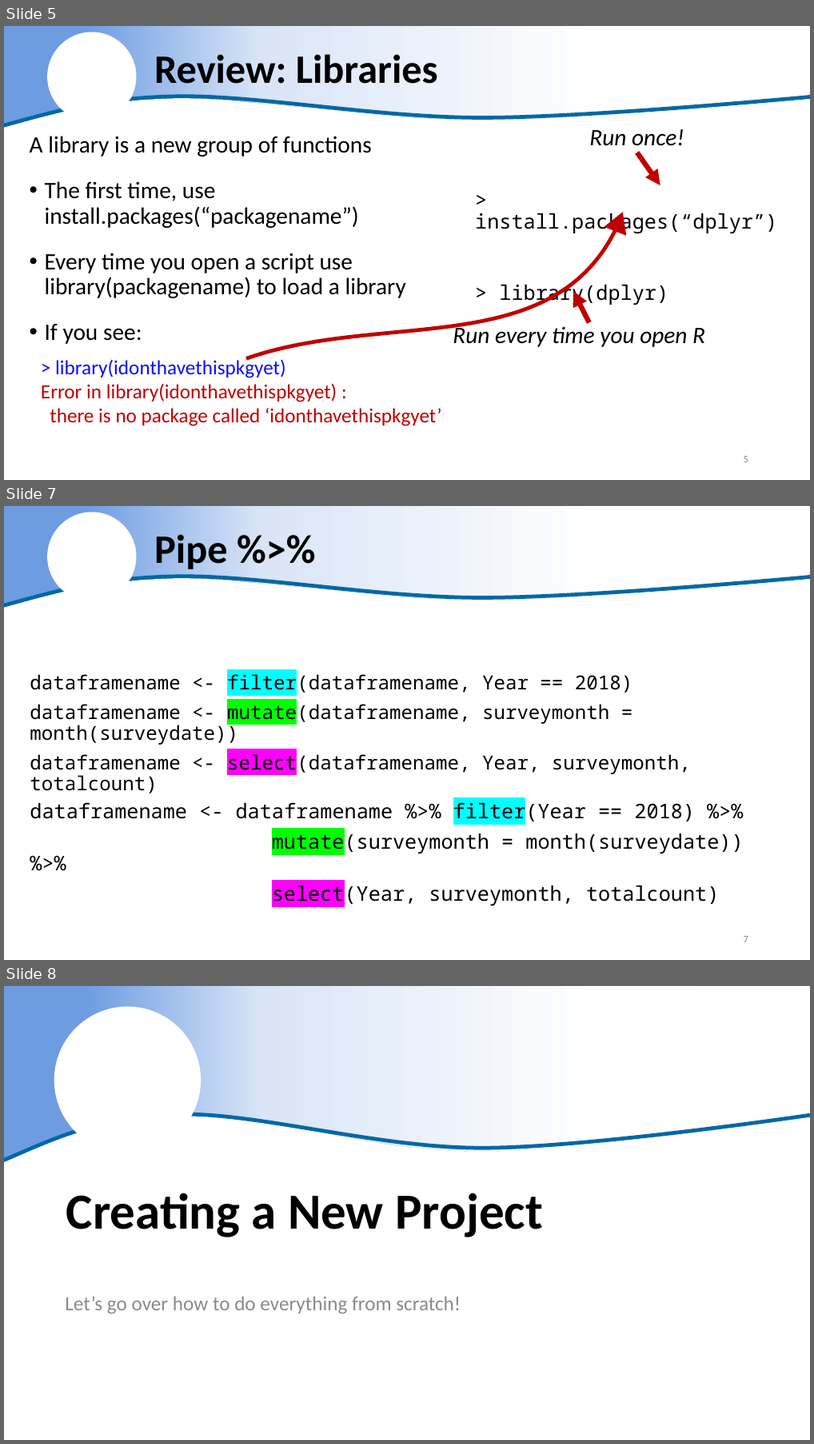
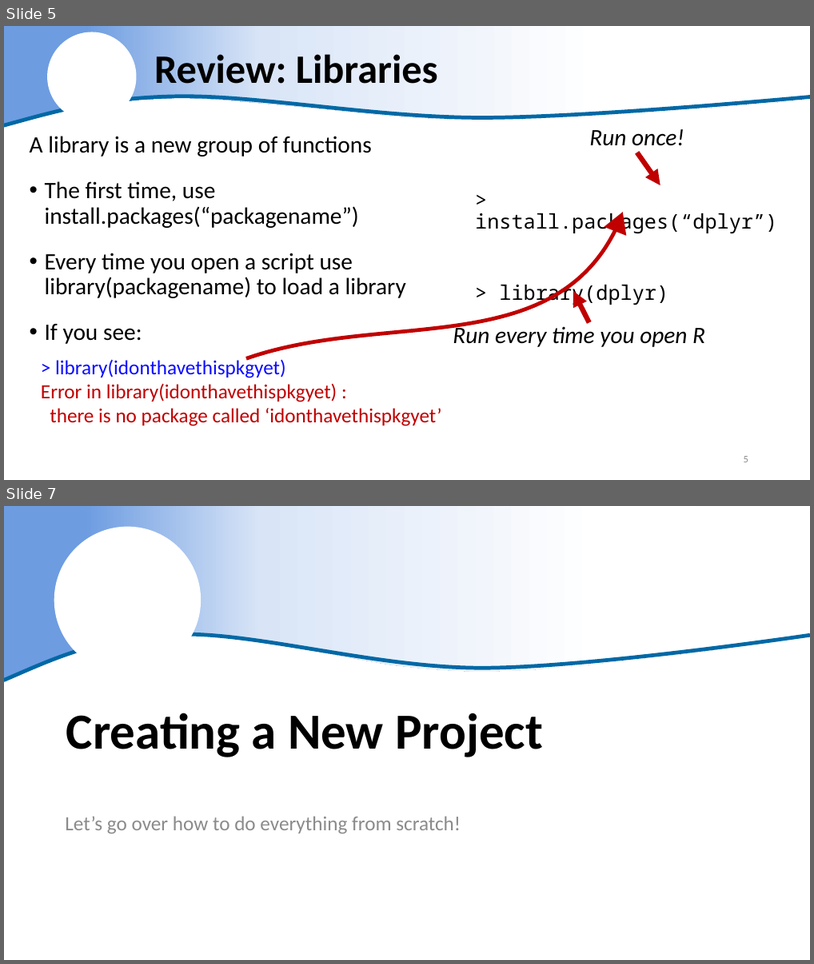
Before and after one commit to justinpriest/ADFG_R_Intro_Workshop, a slide deck: presentations/Day 2 – AM Review.pptx. Shown one above the other, each under a label of ours: slides 5, 7 and 8 before the commit, slides 5 and 7 after it; the slides between them are not shown. The pictures are 814x1444 and 814x964 pixels, drawn with LibreOffice and Linux fonts; fonts in the diff are those of the drawing; background and template pictures are left out. Boxes give left, top, right and bottom in pixels: in the first picture for what was removed or moved away, otherwise in the second. Text is boxed around its words. In the diff, an @@ line names an element or a change of style, - is before the commit and + after.

```diff
--- a/presentations/Day 2 – AM Review.pptx
+++ b/presentations/Day 2 – AM Review.pptx
@@ slide 7 removed at (4,506,810,960), background #FFFFFF; not listed: 3 template elements that a slide beside it also shows @@
@@ title removed at (154,534,228,569) @@
-Pipe %>%
@@ text removed at (30,672,691,793) @@
-dataframename <- filter(dataframename, Year == 2018)
-dataframename <- mutate(dataframename, surveymonth = month(surveydate))
-dataframename <- select(dataframename, Year, surveymonth, totalcount)
@@ text removed at (30,800,743,906) @@
-dataframename <- dataframename %>% filter(Year == 2018) %>%
-mutate(surveymonth = month(surveydate)) %>%
-select(Year, surveymonth, totalcount)
@@ page number removed at (744,936,749,942) @@
-7
@@ what was slide 8 is now slide 7 @@
```
Also in this commit, not shown: 1 slide changed, 1 slide added, 1 other slide removed, 1 other file.
